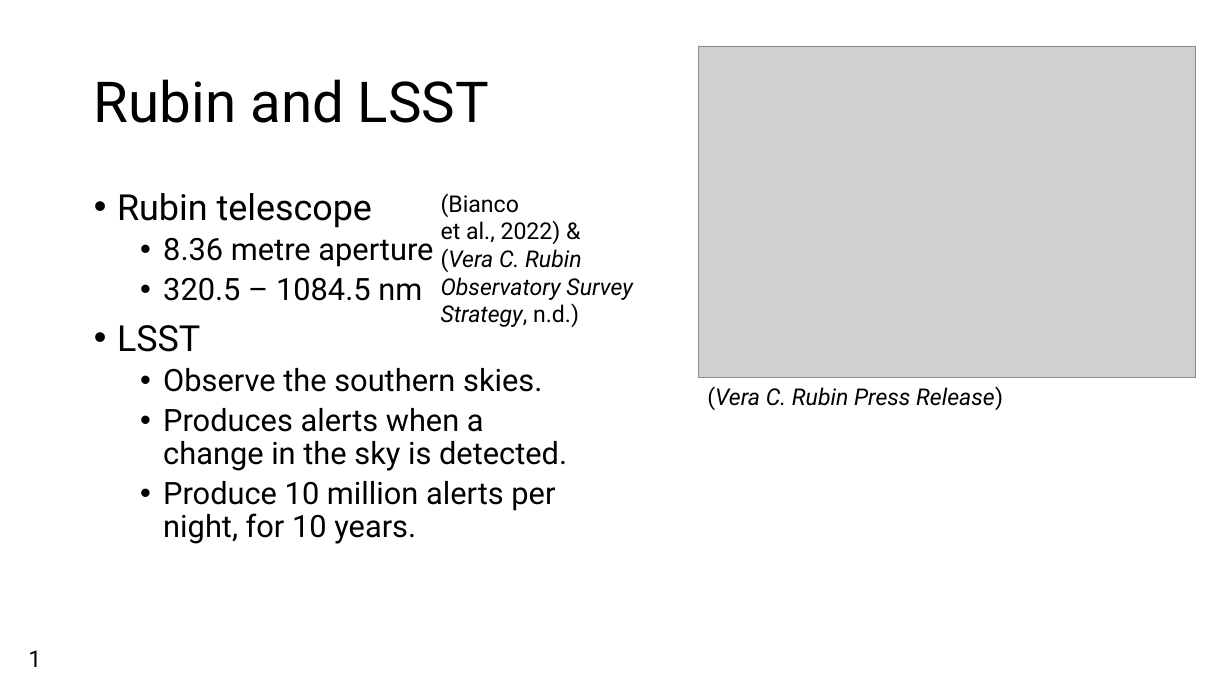
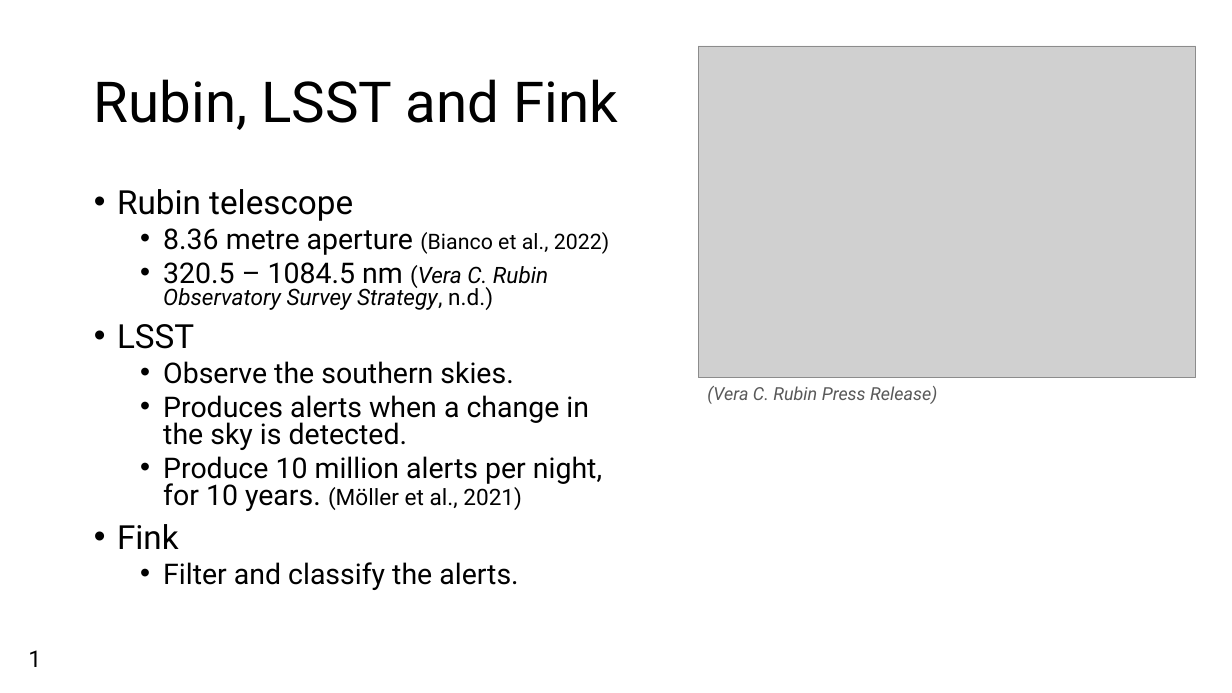
Before and after one commit to Webd0g/Honours_Project, a slide deck: slide 2 of Oral_presentation/Oral_Presentation.pptx. Drawn at 1232x693 pixels with LibreOffice and Linux fonts; fonts in the diff are those of the drawing; grey boxes stand for pictures; background and template pictures are left out. Boxes give left, top, right and bottom in pixels: in the first picture for what was removed or moved away, otherwise in the second. Text is boxed around its words. In the diff, an @@ line names an element or a change of style, - is before the commit and + after.

```diff
--- a/Oral_presentation/Oral_Presentation.pptx
+++ b/Oral_presentation/Oral_Presentation.pptx
@@ title at [94,79,618,130]: text changed @@
-Rubin and LSST
+Rubin, LSST and Fink
@@ text at [117,189,589,450]: size 28 to 25.9 pt in "Rubin telescope", "LSST"; size 24 to 22.2 pt in "Observe the southern skies.", "Produces alerts when a change in the ..."; line spacing 0.9 to 0.8 @@
@@ text removed at [441,193,632,327] @@
-(Bianco
-et al., 2022) &
-(Vera C. Rubin Observatory Survey Strategy, n.d.)
@@ text at [163,228,609,310]: text changed; size 24 to 17.6 pt @@
-  • 8.36 metre aperture
-  • 320.5 – 1084.5 nm
+  • 8.36 metre aperture (Bianco et al., 2022)
+  • 320.5 – 1084.5 nm (Vera C. Rubin Observatory Survey Strategy, n.d.)
@@ text "(Vera C. Rubin Press Release)" at [707,386,937,404]: size 18 to 14 pt, text colour #000000 to #595959; italic on in "(Vera Release)" @@
@@ text at [117,456,602,590]: text changed; size 24 to 22.2 pt @@
-  • Produce 10 million alerts per night, for 10 years.
+  • Produce 10 million alerts per night, for 10 years. (Möller et al., 2021)
+• Fink
+  • Filter and classify the alerts.
```
Also in this commit, not shown: 6 other slides changed, 2 slides added, 20 other files.
